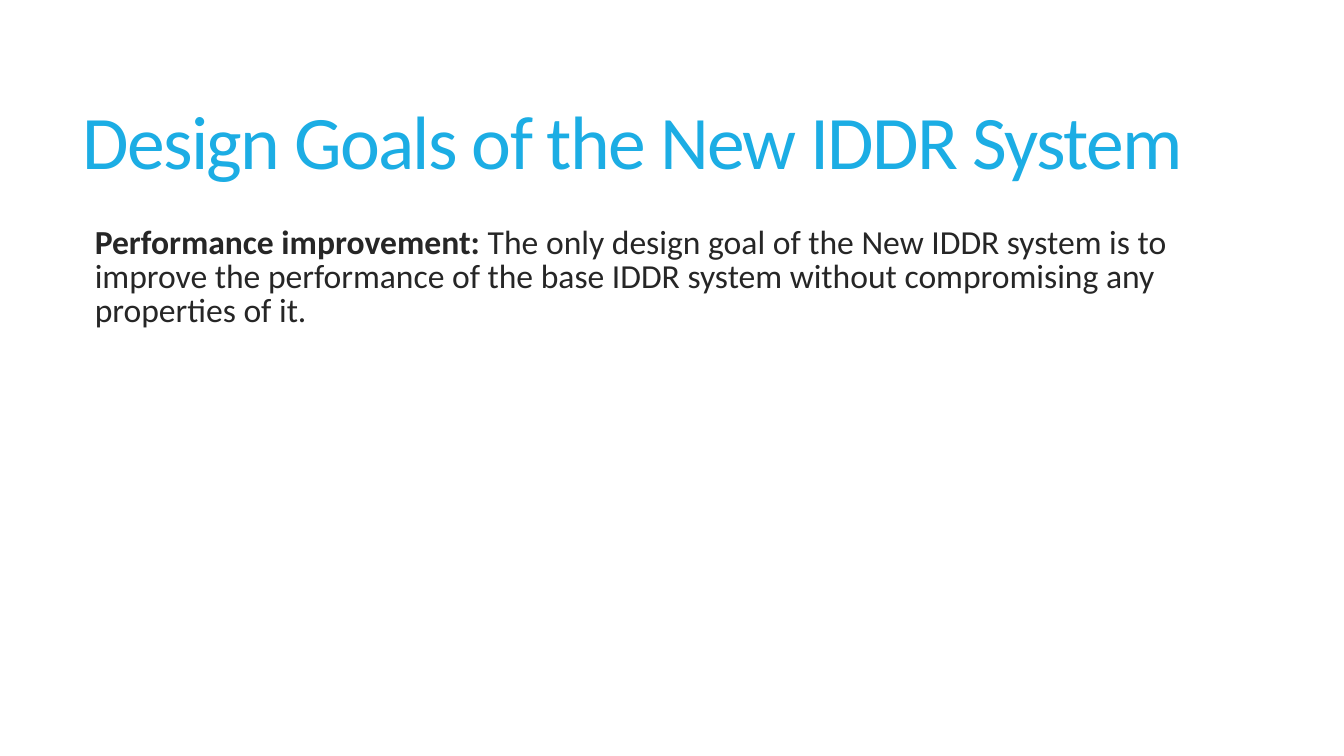
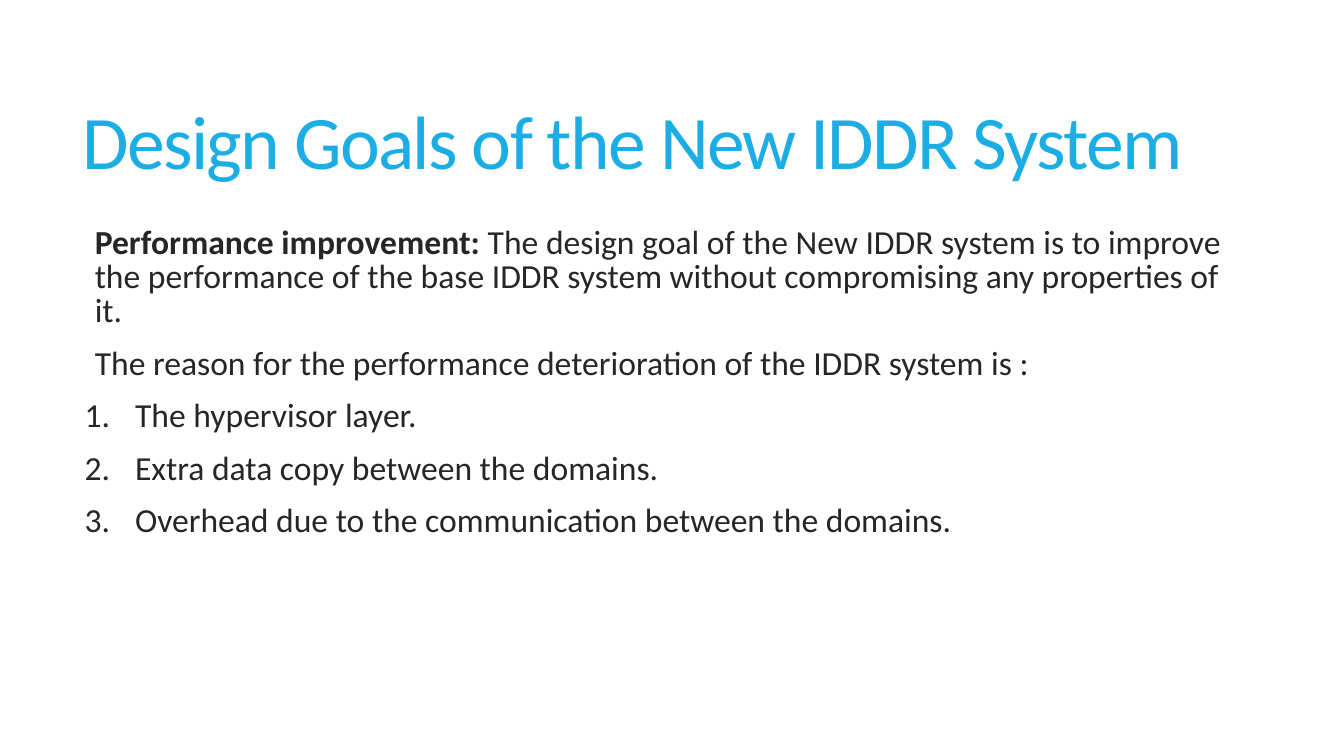
Before and after one commit to sushirol/Isolated-Driver-Domain, a slide deck: slide 10 of doc/presentation/IDDR.pptx. Drawn at 1344x756 pixels with LibreOffice and Linux fonts; fonts in the diff are those of the drawing. Boxes give left, top, right and bottom in pixels: in the first picture for what was removed or moved away, otherwise in the second. Text is boxed around its words. In the diff, an @@ line names an element or a change of style, - is before the commit and + after.

```diff
--- a/doc/presentation/IDDR.pptx
+++ b/doc/presentation/IDDR.pptx
@@ text at [95,230,1221,533]: text changed @@
-  Performance improvement: The only design goal of the New IDDR system is to improve the performance of the base IDDR system without compromising any properties of it.
+  Performance improvement: The design goal of the New IDDR system is to improve the performance of the base IDDR system without compromising any properties of it.
+  The reason for the performance deterioration of the IDDR system is :
+1. The hypervisor layer.
+2. Extra data copy between the domains.
+3. Overhead due to the communication between the domains.
```
Also in this commit, not shown: 1 other slide changed, 6 slides added.
